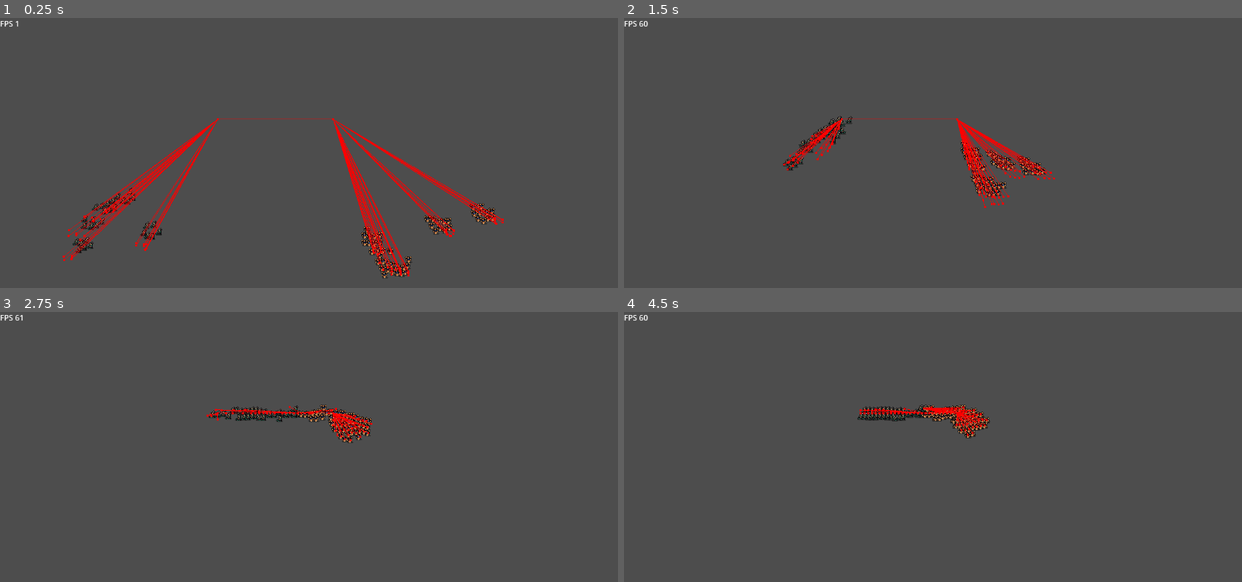
Above: before the commit, frames 1-4 (two rows, left to right).
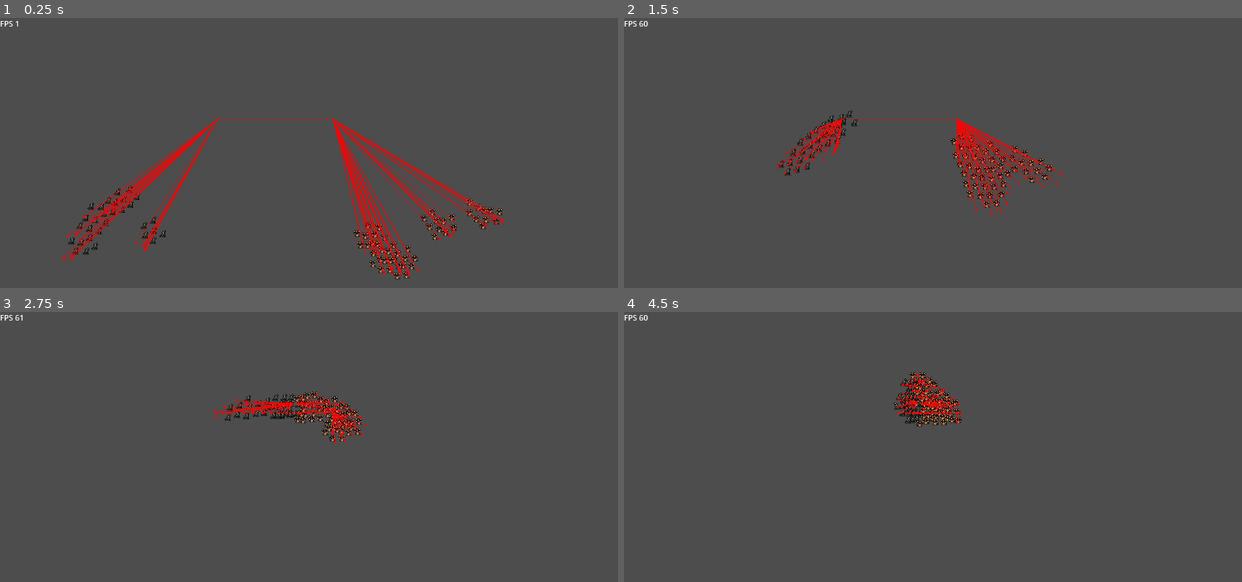
Above: after the commit, the same moments.

Repository: Snayff/nqp3
Game: Godot game, scene res://scenes/stages/combat/stage_combat.tscn
Two runs of this game, one before a commit and one after it. Both use one fixed random seed, a clock stepped at 60 frames per second and the inputs below.
Inputs (mouse positions are in pixels of both pictures, inside the frame that each line leads up to):
- Up to frame 1 (0.25 s): no input
- Up to frame 2 (1.5 s): move the mouse to (1068, 174) at 0.52 s; click (1068, 174) at 0.67 s; move the mouse to (809, 209) at 1.27 s; click (809, 209) at 1.42 s
- Up to frame 3 (2.75 s): move the mouse to (370, 409) at 2.02 s; click (370, 409) at 2.17 s
- Up to frame 4 (4.5 s): move the mouse to (902, 555) at 2.77 s; click (902, 555) at 2.92 s; move the mouse to (1118, 538) at 3.52 s; click (1118, 538) at 3.67 s; move the mouse to (747, 433) at 4.27 s; click (747, 433) at 4.42 s

The runs differ from the first frame. In frame 1, 3.0% of the frame differs, in the area x 11-82%, y 38-97%; in frame 2, 3.0%, in the area x 24-71%, y 34-74%; in frame 3, 1.9%; in frame 4, 2.0%.

Commit message:
Enforce social distancing

Diff:
--- a/scenes/entities/actor/actor.gd
+++ b/scenes/entities/actor/actor.gd
@@ -208,14 +208,19 @@
 	# get next destination
 	var target_pos : Vector2 = _navigation_agent.get_next_path_position()
 
+	var social_distancing_force : Vector2
+	for area in tracked_distancing_bubbles:
+		var direction = self.global_position.direction_to(area.global_position)
+		social_distancing_force -= direction * 50.0
+
+
 	# determine route
 	var direction : Vector2 = global_position.direction_to(target_pos)
 	var desired_velocity : Vector2 = direction * stats.move_speed
 	var steering : Vector2 = (desired_velocity - velocity)
 
 	# update velocity
-	velocity += steering
-	_navigation_agent.set_velocity(velocity)
+	velocity += steering + social_distancing_force
 
 	move_and_slide()
 
@@ -322,3 +327,18 @@
 	else:
 		self._facing = Constants.Direction.RIGHT
 		animated_sprite.flip_h = false
+
+var tracked_distancing_bubbles : Array [Area2D]
+
+func _on_ally_push_area_entered(area : Area2D):
+	if not area.is_in_group("distancing bubble"):
+		return
+	assert(not tracked_distancing_bubbles.has(area))
+	tracked_distancing_bubbles.append(area)
+
+
+func _on_ally_push_area_exited(area : Area2D):
+	if not area.is_in_group("distancing bubble"):
+		return
+	tracked_distancing_bubbles.erase(area)
+	assert(not tracked_distancing_bubbles.has(area))
--- a/scenes/entities/actor/actor.tscn
+++ b/scenes/entities/actor/actor.tscn
@@ -1,4 +1,4 @@
-[gd_scene load_steps=5 format=3]
+[gd_scene load_steps=6 format=3 uid="uid://cq56hcu2wn2y7"]
 
 [ext_resource type="Script" path="res://scenes/entities/actor/actor.gd" id="1_de4j8"]
 [ext_resource type="PackedScene" path="res://scenes/components/hurt_box/hurt_box.tscn" id="2_eofpl"]
@@ -8,6 +8,8 @@
 height = 12.0
 
 [sub_resource type="SpriteFrames" id="SpriteFrames_rlvhe"]
+
+[sub_resource type="CircleShape2D" id="CircleShape2D_kbt2y"]
 
 [node name="Actor" type="CharacterBody2D"]
 position = Vector2(1, -3)
@@ -43,5 +45,12 @@
 collision_layer = 0
 collision_mask = 4
 
+[node name="ally push" type="Area2D" parent="." groups=["distancing bubble"]]
+
+[node name="CollisionShape2D" type="CollisionShape2D" parent="ally push"]
+shape = SubResource("CircleShape2D_kbt2y")
+
 [connection signal="animation_finished" from="AnimatedSprite2D" to="." method="process_animation_completion"]
 [connection signal="animation_looped" from="AnimatedSprite2D" to="." method="process_animation_completion"]
+[connection signal="area_entered" from="ally push" to="." method="_on_ally_push_area_entered"]
+[connection signal="area_exited" from="ally push" to="." method="_on_ally_push_area_exited"]
